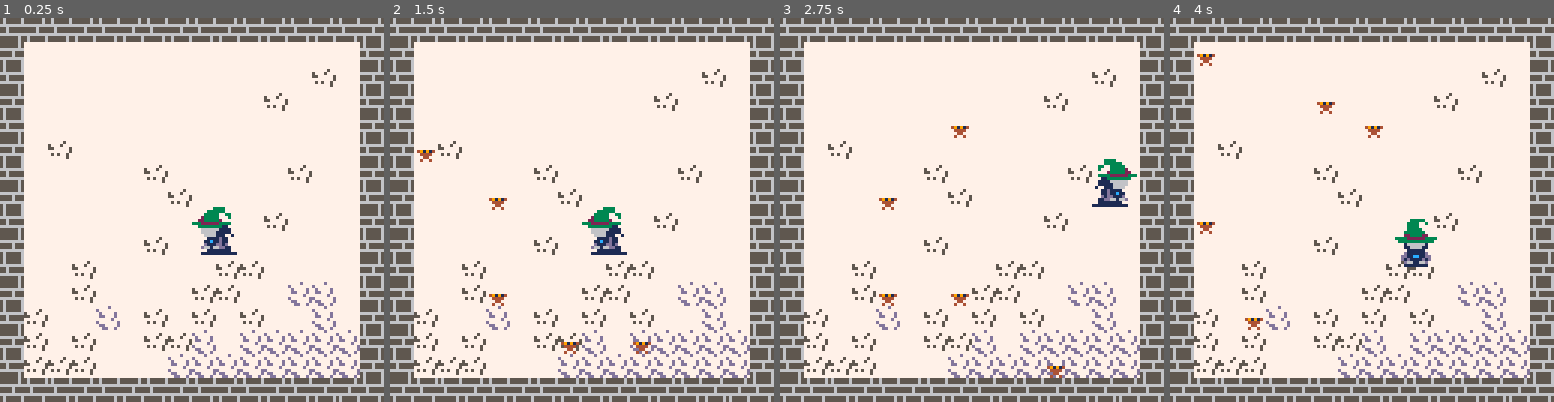
Above: before the commit, frames 1-4 (left to right).
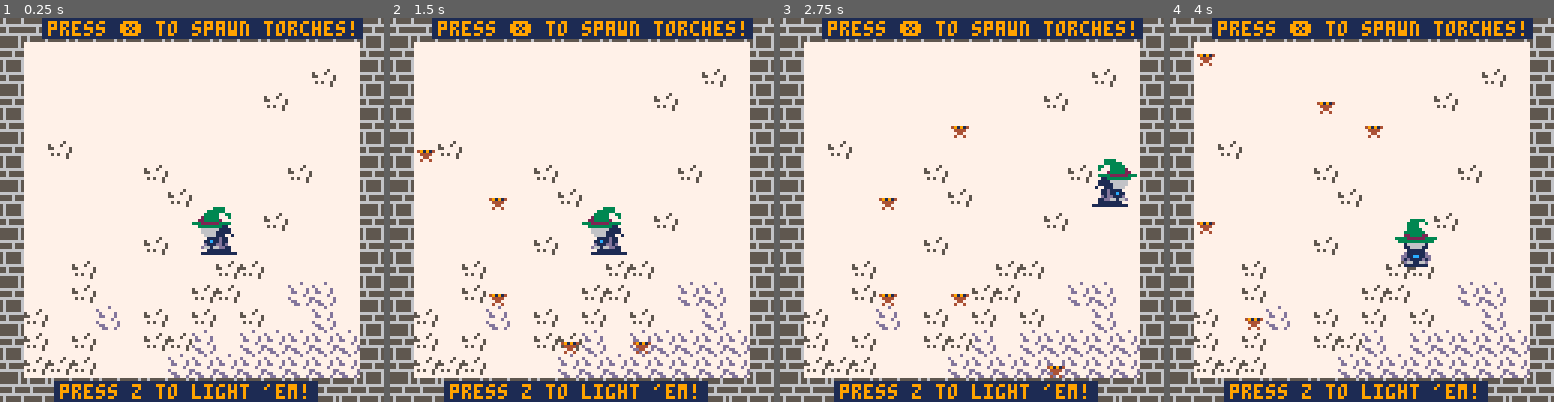
Above: after the commit, the same moments.

Repository: agentnyrro/pico-8-witchquest
Game: PICO-8 cartridge witch.p8
Same seed, same stepped clock (60 frames per second), same inputs: the game is played once before the commit and once after it.
Inputs:
- Up to frame 1 (0.25 s): no input
- Up to frame 2 (1.5 s): tap X (X key) at 0.33, 1.07 s; tap O (Z key) at 0.7 s
- Up to frame 3 (2.75 s): hold Right 1.6-2.1 s; tap O (Z key) at 1.7, 2.1, 2.5 s; tap X (X key) at 1.85 s; hold Up 2.15-2.42 s; hold Right from 2.47 s (still down)
- Up to frame 4 (4 s): tap O (Z key) at 2.9, 3.3, 3.7 s; tap X (X key) at 2.97 s; release Right at 3.03 s; hold Left 3.08-3.58 s; hold Down 3.63-3.97 s

The runs differ from the first frame. In frame 1, 8.3% of the frame differs, in the area x 10-95%, y 0-100%; in frame 2, 8.3%; in frame 3, 8.3%; in frame 4, 8.3%.

Commit message:
feat: added helper text

Diff:
--- a/witch.p8
+++ b/witch.p8
@@ -107,6 +107,12 @@
   draw_torches()
   move_witch()
   draw_witch()
+
+  rectfill(14, 0, 120, 6, 1)
+  rectfill(18, 121, 105, 127, 1)
+
+  print('press ❎ to spawn torches!', 16, 1,9)
+  print("press z to light 'em!", 20, 122,9)
   camera(flr(witch().x/128)*128,
   							flr(witch().y/128)*128)
 end
--- a/witch0.lua
+++ b/witch0.lua
@@ -104,6 +104,12 @@
   draw_torches()
   move_witch()
   draw_witch()
+
+  rectfill(14, 0, 120, 6, 1)
+  rectfill(18, 121, 105, 127, 1)
+
+  print('press ❎ to spawn torches!', 16, 1,9)
+  print("press z to light 'em!", 20, 122,9)
   camera(flr(witch().x/128)*128,
   							flr(witch().y/128)*128)
 end
